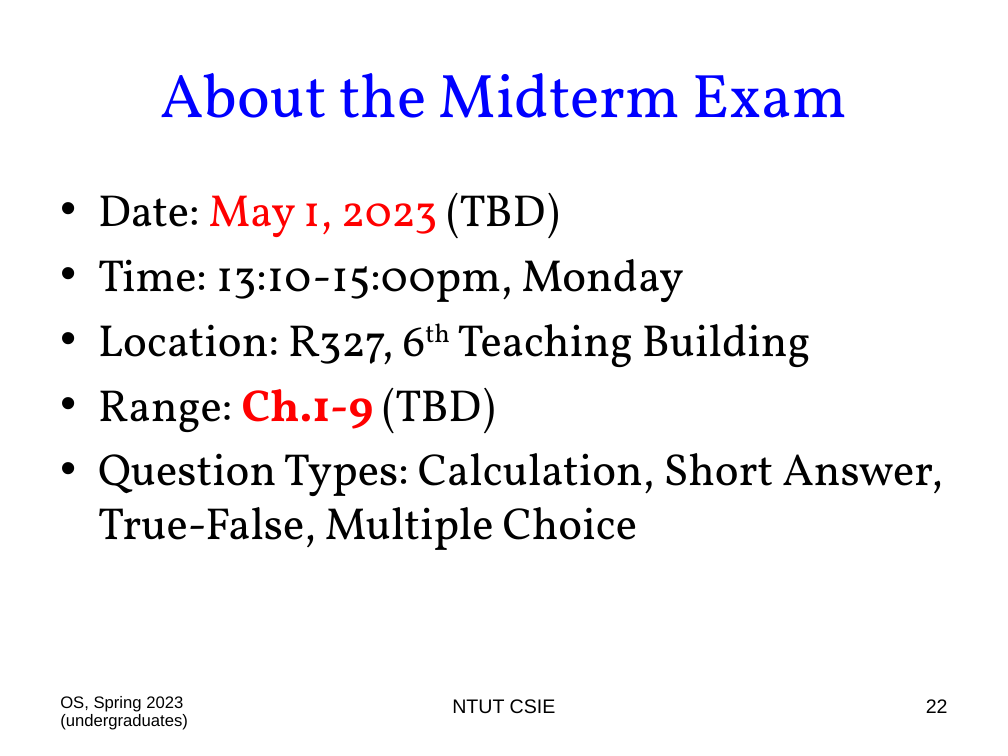
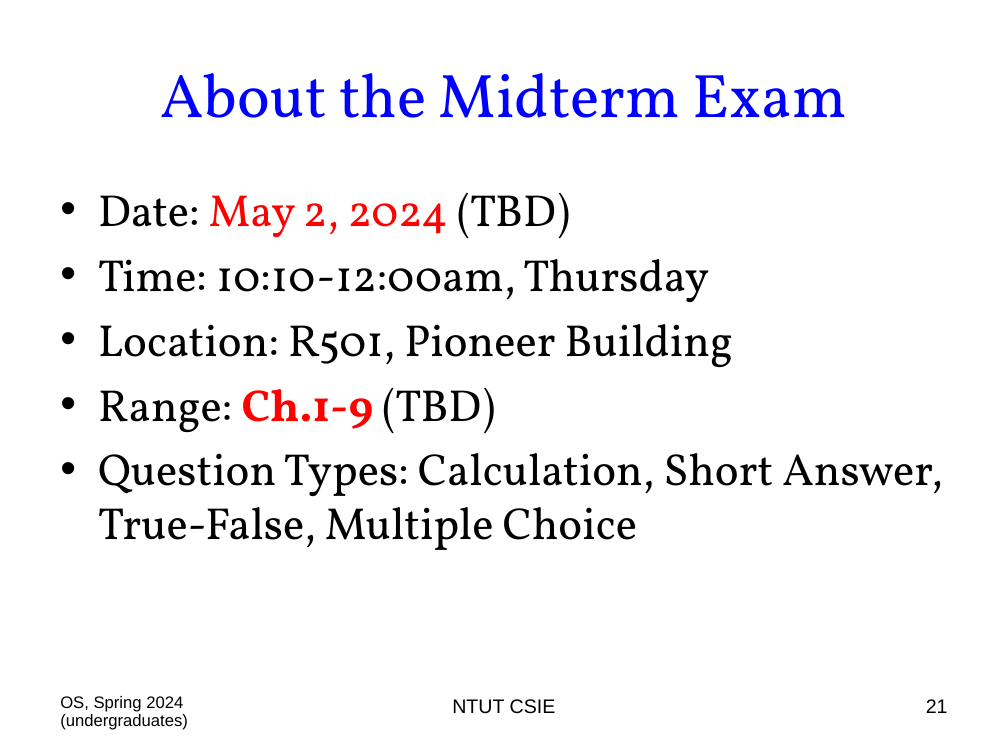
Before and after one commit to chriswjh/chriswjh.github.io, a slide deck: slide 21 of OSu/00-Overview.ppt (slide 22 before the commit). Drawn at 1008x756 pixels with LibreOffice and Linux fonts; fonts in the diff are those of the drawing. Boxes give left, top, right and bottom in pixels: in the first picture for what was removed or moved away, otherwise in the second. Text is boxed around its words. In the diff, an @@ line names an element or a change of style, - is before the commit and + after.

```diff
--- a/OSu/00-Overview.ppt
+++ b/OSu/00-Overview.ppt
@@ text at (98, 193, 733, 367): text changed @@
-• Date: May 1, 2023 (TBD)
-• Time: 13:10-15:00pm, Monday
-• Location: R327, 6th Teaching Building
+• Date: May 2, 2024 (TBD)
+• Time: 10:10-12:00am, Thursday
+• Location: R501, Pioneer Building
@@ text at (60, 696, 188, 730): text changed @@
-OS, Spring 2023 (undergraduates)
+OS, Spring 2024 (undergraduates)
@@ page number at (926, 699, 948, 713): text changed @@
-22
+21
```
Also in this commit, not shown: 23 other slides changed, 1 slide removed.
